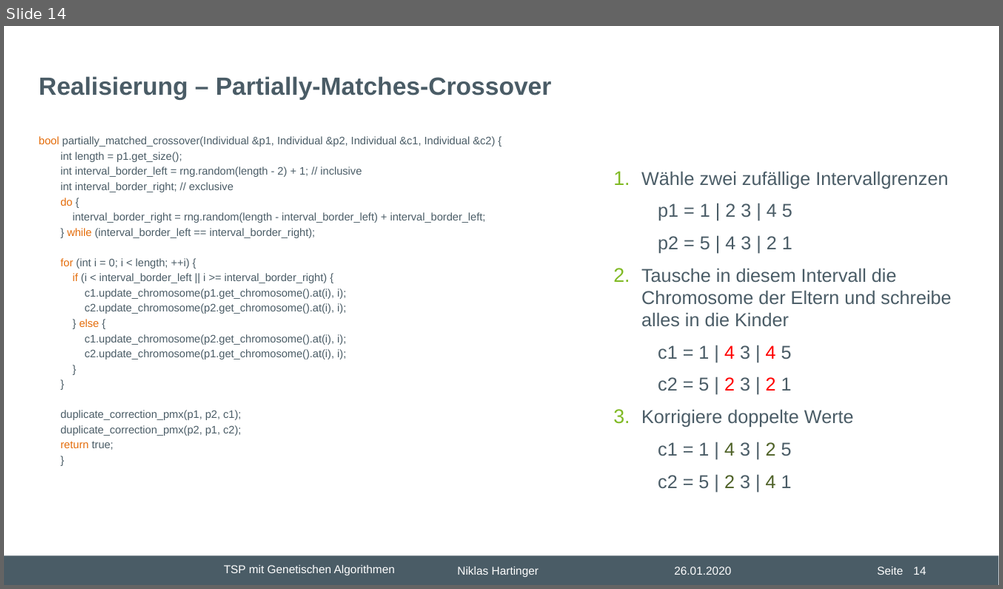
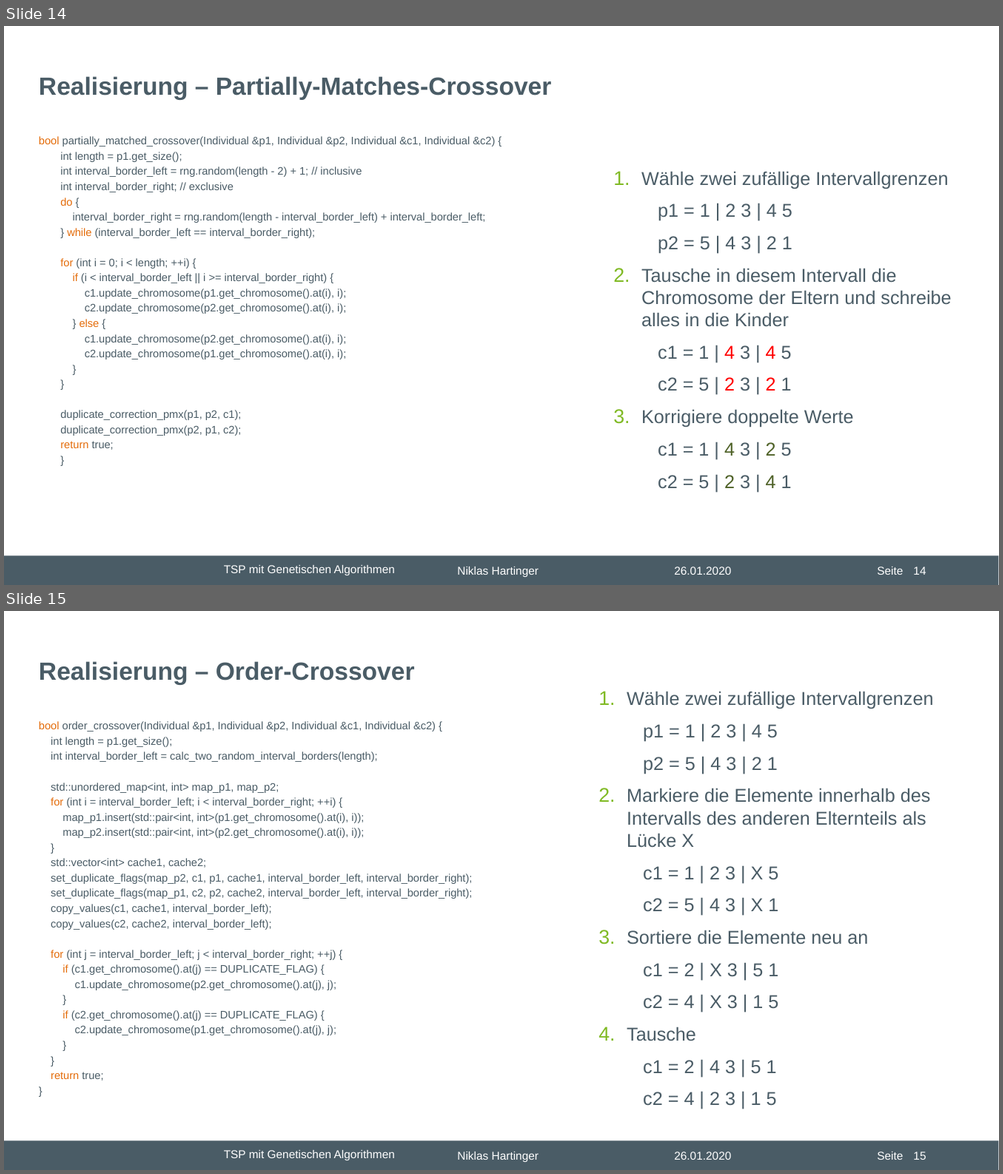
Before and after one commit to nhrt/Genetic-Algorithms, a slide deck: Projektvortrag/Präsentation Projektvortrag.pptx. Shown one above the other, each under a label of ours: slide 14 before the commit, slides 14 and 15 after it. The pictures are 1003x589 and 1003x1174 pixels, drawn with LibreOffice and Linux fonts; fonts in the diff are those of the drawing; background and template pictures are left out. Boxes give left, top, right and bottom in pixels: in the first picture for what was removed or moved away, otherwise in the second. Text is boxed around its words. In the diff, an @@ line names an element or a change of style, - is before the commit and + after.

```diff
--- a/Projektvortrag/Präsentation Projektvortrag.pptx
+++ b/Projektvortrag/Präsentation Projektvortrag.pptx
@@ slide 15 added at (4,611,999,1170), background #FFFFFF; not listed: 6 template elements that a slide beside it also shows @@
@@ title added at (39,661,415,685), 24 pt, text #4A5C66, bold @@
+Realisierung – Order-Crossover
@@ text added at (626,691,933,1106), 18 pt, text #4A5C66 @@
+1. Wähle zwei zufällige Intervallgrenzen
+    p1 = 1 | 2 3 | 4 5
+    p2 = 5 | 4 3 | 2 1
+2. Markiere die Elemente innerhalb des Intervalls des anderen Elternteils als Lücke X
+    c1 = 1 | 2 3 | X 5
+    c2 = 5 | 4 3 | X 1
+3. Sortiere die Elemente neu an
+    c1 = 2 | X 3 | 5 1
+    c2 = 4 | X 3 | 1 5
+4. Tausche
+    c1 = 2 | 4 3 | 5 1
+    c2 = 4 | 2 3 | 1 5
@@ text added at (39,721,472,1081), 10.5 pt, text #4A5C66 @@
+bool order_crossover(Individual &p1, Individual &p2, Individual &c1, Individual &c2) {
+int length = p1.get_size();
+int interval_border_left = calc_two_random_interval_borders(length);
+std::unordered_map<int, int> map_p1, map_p2;
+for (int i = interval_border_left; i < interval_border_right; ++i) {
+map_p1.insert(std::pair<int, int>(p1.get_chromosome().at(i), i));
+map_p2.insert(std::pair<int, int>(p2.get_chromosome().at(i), i));
+}
+std::vector<int> cache1, cache2;
+set_duplicate_flags(map_p2, c1, p1, cache1, interval_border_left, interval_border_right);
+set_duplicate_flags(map_p1, c2, p2, cache2, interval_border_left, interval_border_right);
+copy_values(c1, cache1, interval_border_left);
+copy_values(c2, cache2, interval_border_left);
+for (int j = interval_border_left; j < interval_border_right; ++j) {
+if (c1.get_chromosome().at(j) == DUPLICATE_FLAG) {
+c1.update_chromosome(p2.get_chromosome().at(j), j);
+}
+if (c2.get_chromosome().at(j) == DUPLICATE_FLAG) {
+c2.update_chromosome(p1.get_chromosome().at(j), j);
+}
+}
+return true;
+}
```
Also in this commit, not shown: 6 other slides added.
